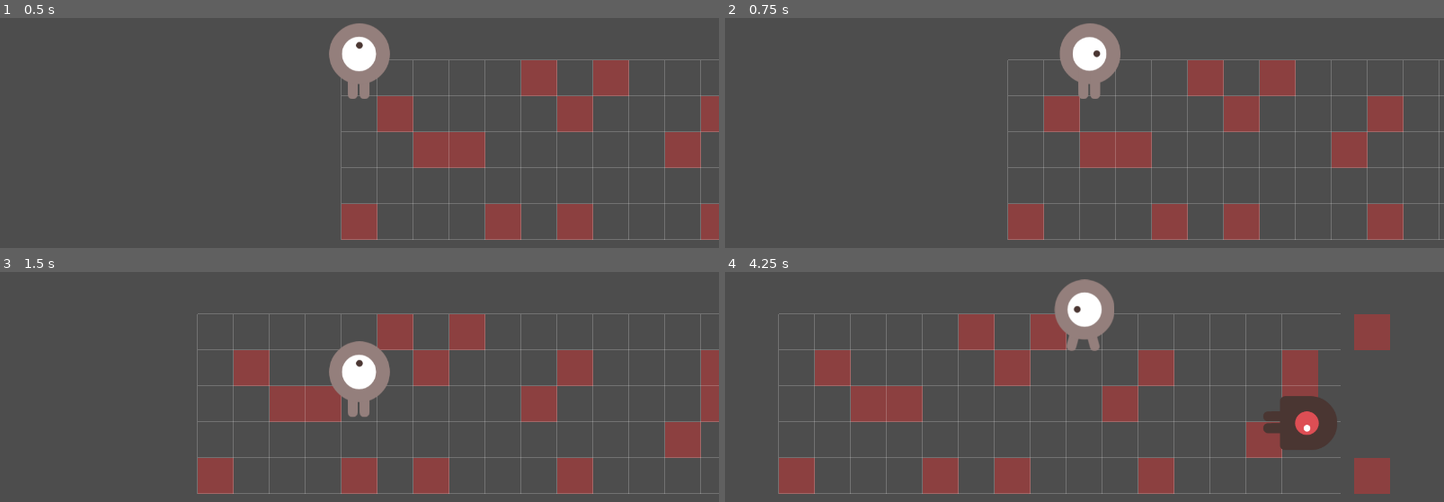
Above: before the commit, frames 1-4 (two rows, left to right).
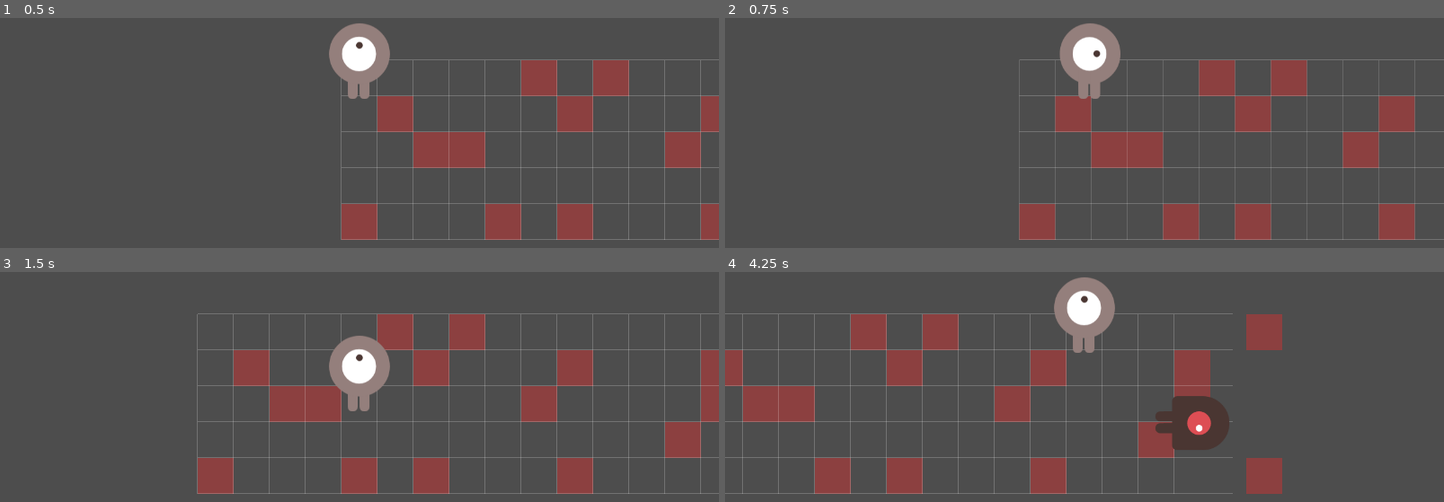
Above: after the commit, the same moments.

Repository: himanushi/godot-test
Game: Godot game, scene res://main.tscn
Same seed, same stepped clock (60 frames per second), same inputs: the game is played once before the commit and once after it.
Inputs:
- Up to frame 1 (0.5 s): no input
- Up to frame 2 (0.75 s): tap Enter (ui_accept) at 0.5 s; hold Right (ui_right) from 0.53 s (still down); hold Enter (ui_accept) from 0.53 s (still down)
- Up to frame 3 (1.5 s): release Right (ui_right) at 1.28 s; release Enter (ui_accept) at 1.28 s; hold Down (ui_down) from 1.28 s (still down); tap Enter (ui_accept) at 1.35 s
- Up to frame 4 (4.25 s): tap Enter (ui_accept) at 1.52, 1.82, 2, 2.85, 3.02, 3.32 s; release Down (ui_down) at 2.03 s; hold Right (ui_right) 2.03-2.78 s; hold Enter (ui_accept) 2.03-2.78 s; hold Up (ui_up) 2.78-3.53 s; hold Left (ui_left) from 3.53 s (still down); hold Enter (ui_accept) from 3.53 s (still down)

Frame 1 is identical in both runs. In frame 2, 7.6% of the frame differs, in the area x 39-100%, y 17-97%; in frame 3, 0.7%; in frame 4, 29%, in the area x 0-93%, y 2-97%.

Commit message:
fix: player.gd

Diff:
--- a/srpg/characters/player.gd
+++ b/srpg/characters/player.gd
@@ -8,6 +8,14 @@
 var target_position = Vector2.ZERO  # 目標位置
 var is_moving = false
 var move_direction = Vector2i.ZERO  # 現在の移動方向
+
+# ステータス
+var max_hp = 100
+var hp = 100
+var attack_power = 10
+var defense = 5
+var speed = 10
+var move_power = 3
 
 @onready var animated_sprite = $AnimatedSprite2D
 
@@ -36,6 +44,28 @@
 func check_input():
 	var direction = Vector2i.ZERO
 
+	# 攻撃モード(スペースキー押下中)
+	if Input.is_action_pressed("ui_accept"):
+		# 攻撃方向を方向キーで選択(pressed使用)
+		if Input.is_action_pressed("ui_right"):
+			print("右攻撃")
+			try_attack_direction(Vector2i(1, 0))
+			return
+		elif Input.is_action_pressed("ui_left"):
+			print("左攻撃")
+			try_attack_direction(Vector2i(-1, 0))
+			return
+		elif Input.is_action_pressed("ui_down"):
+			print("下攻撃")
+			try_attack_direction(Vector2i(0, 1))
+			return
+		elif Input.is_action_pressed("ui_up"):
+			print("上攻撃")
+			try_attack_direction(Vector2i(0, -1))
+			return
+		return
+
+	# 通常移動
 	if Input.is_action_pressed("ui_right"):
 		direction = Vector2i(1, 0)
 		animated_sprite.play("right_run")
@@ -58,6 +88,48 @@
 		move_direction = direction
 	else:
 		move_direction = Vector2i.ZERO
+
+func try_attack_direction(direction: Vector2i):
+	"""指定方向の敵を攻撃"""
+	var target_pos = grid_position + direction
+	print("攻撃対象座標: ", target_pos)
+	print("現在の自分の座標: ", grid_position)
+
+	var enemies = get_tree().get_nodes_in_group("enemies")
+	print("敵の数: ", enemies.size())
+
+	for enemy in enemies:
+		print("敵の座標: ", enemy.grid_position, " 名前: ", enemy.name)
+		if enemy.grid_position == target_pos:
+			print("攻撃実行!")
+			# 攻撃アニメーション: 少し前に移動
+			perform_attack_animation(direction)
+			await get_tree().create_timer(0.2).timeout
+
+			attack(enemy)
+
+			# ターン終了処理
+			var battle_manager = get_tree().get_first_node_in_group("battle_manager")
+			if battle_manager:
+				battle_manager.end_turn(self)
+			else:
+				# battle_managerがない場合はturn_managerを使用
+				var turn_manager = get_tree().get_first_node_in_group("turn_manager")
+				if turn_manager and turn_manager.has_method("process_turn"):
+					turn_manager.process_turn()
+			return
+	print("攻撃対象がいません")
+
+func perform_attack_animation(direction: Vector2i):
+	"""攻撃アニメーション: 少し前に移動"""
+	var push_distance = 16  # 移動距離(ピクセル)
+	var original_pos = position
+	var push_pos = position + Vector2(direction.x * push_distance, direction.y * push_distance)
+
+	# 前に移動
+	var tween = create_tween()
+	tween.tween_property(self, "position", push_pos, 0.1)
+	tween.tween_property(self, "position", original_pos, 0.1)
 
 func move_to_grid(new_grid_pos: Vector2i):
 	# グリッドの範囲チェック(奥行き5マスまで)
@@ -100,3 +172,26 @@
 func grid_to_pixel(grid_pos: Vector2i) -> Vector2:
 	# マスの中心に配置 + オフセット
 	return Vector2(grid_pos.x * GRID_SIZE + GRID_SIZE / 2.0, grid_pos.y * GRID_SIZE + GRID_SIZE / 2.0) + SPRITE_OFFSET
+
+func attack(target):
+	"""攻撃処理"""
+	if not target or target.hp <= 0:
+		return
+
+	# ダメージ計算: 攻撃力 - 防御力(最低1ダメージ)
+	var damage = max(1, attack_power - target.defense)
+	target.take_damage(damage)
+	print(name, " が ", target.name, " に ", damage, " ダメージ!")
+
+func take_damage(damage: int):
+	"""ダメージを受ける"""
+	hp -= damage
+	if hp <= 0:
+		hp = 0
+		die()
+	print(name, " が ", damage, " ダメージを受けた! (残りHP: ", hp, ")")
+
+func die():
+	"""死亡処理"""
+	print(name, " は倒れた...")
+	# TODO: 死亡アニメーション
